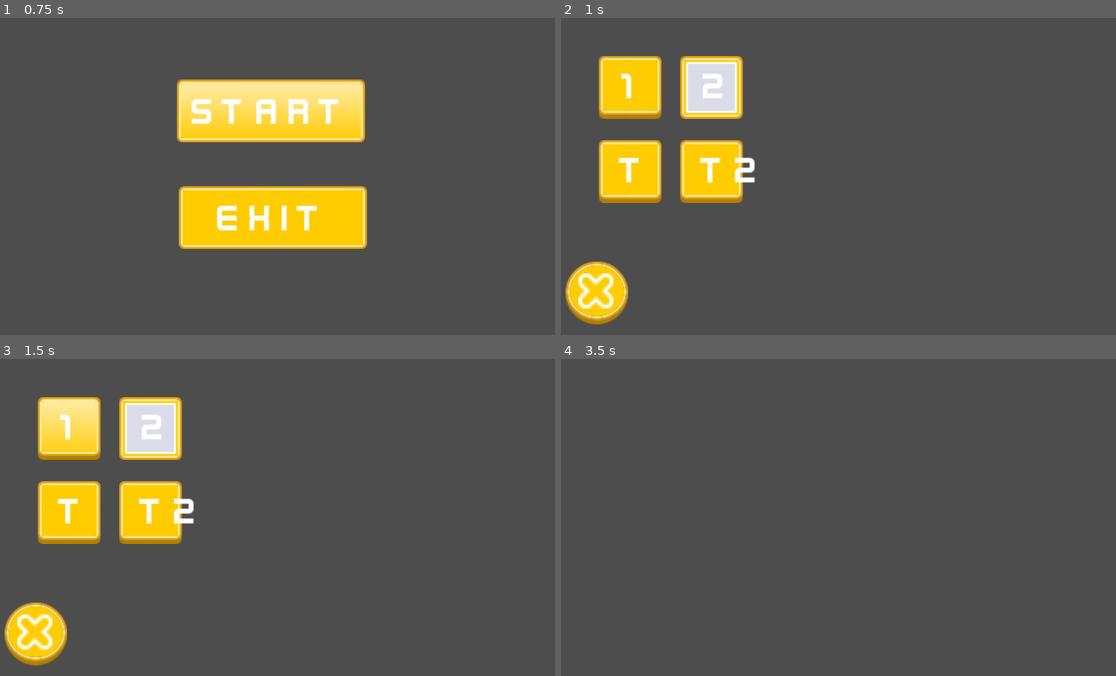
Above: before the commit, frames 1-4 (two rows, left to right).
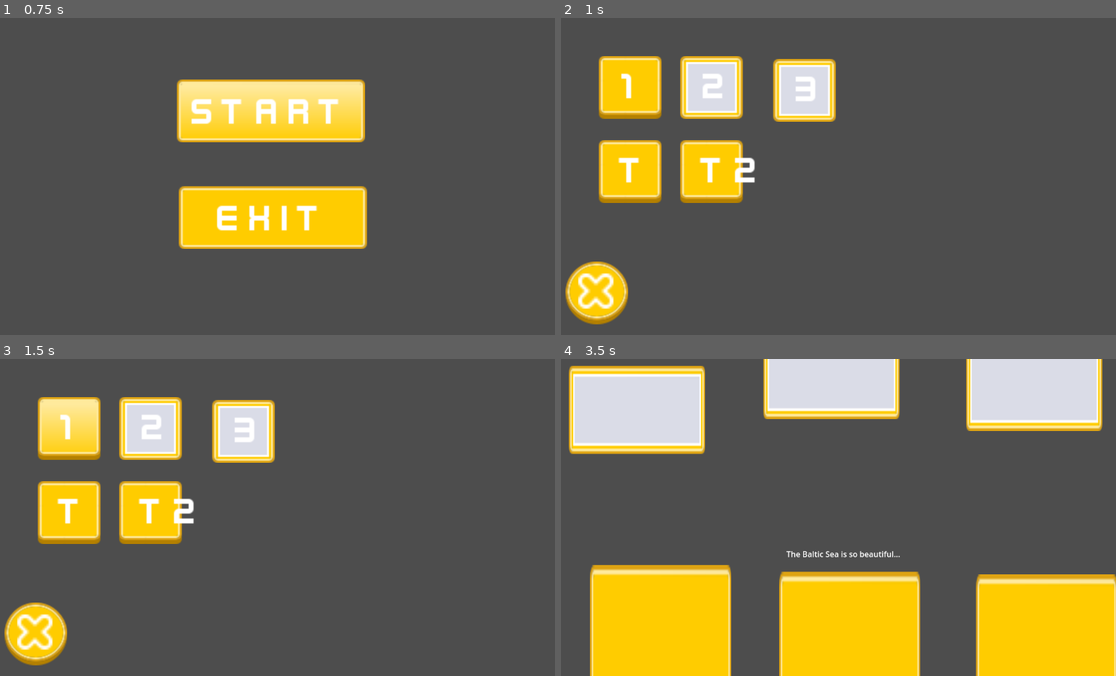
Above: after the commit, the same moments.

Repository: SirKorba/Kenney_Jam_Game
Game: Godot game, scene res://Scenes/MainMenu.tscn
Two runs of this game, one before a commit and one after it. Both use one fixed random seed, a clock stepped at 60 frames per second and the inputs below.
Inputs (mouse positions are in pixels of both pictures, inside the frame that each line leads up to):
- Up to frame 1 (0.75 s): click "Start" at 0.5 s
- Up to frame 2 (1 s): no input
- Up to frame 3 (1.5 s): click "1" at 1.25 s
- Up to frame 4 (3.5 s): tap Enter at 2 s; move the mouse to (960, 501) at 2.02 s; click (960, 501) at 2.17 s; tap Space at 2.75 s; drag from (721, 533) to (805, 580) at 2.77 s

Frame 1 is identical in both runs. In frame 2, 2.3% of the frame differs, in the area x 38-50%, y 12-33%; in frame 3, 2.3%; in frame 4, 43%, in the area x 1-100%, y 0-100%.

Commit message:
Improve Game

Diff:
--- a/Scenes/Levels/1_level.tscn
+++ b/Scenes/Levels/1_level.tscn
@@ -1,3 +1,90 @@
-[gd_scene format=3 uid="uid://p120yg5ucf38"]
+[gd_scene load_steps=9 format=3 uid="uid://p120yg5ucf38"]
 
-[node name="Node2D2" type="Node2D"]
+[ext_resource type="Script" path="res://Scripts/Test_level_script.gd" id="1_kx3hg"]
+[ext_resource type="PackedScene" uid="uid://b422scy6afgit" path="res://Prefabs/person.tscn" id="2_ts4bp"]
+[ext_resource type="PackedScene" uid="uid://d1k4p7hcsge84" path="res://Prefabs/item.tscn" id="3_ejm6k"]
+[ext_resource type="Texture2D" uid="uid://cicqiapvn44fu" path="res://Sprites/Item/fish.png" id="4_bqijj"]
+[ext_resource type="PackedScene" uid="uid://di8g2tmgxlfbl" path="res://Prefabs/complete_level_button.tscn" id="4_hmmwa"]
+[ext_resource type="Texture2D" uid="uid://b5c8gbicnb20s" path="res://Sprites/Item/apple.png" id="5_eanpe"]
+[ext_resource type="Texture2D" uid="uid://xqgyblepmx8g" path="res://Sprites/Item/meat-raw.png" id="6_t5svb"]
+[ext_resource type="Theme" uid="uid://b8a7y6ihsexw0" path="res://Themes/ui_theme.tres" id="7_nwleo"]
+
+[node name="Node2D" type="Node2D"]
+script = ExtResource("1_kx3hg")
+correct_pairs = {
+"Person": "Item",
+"Person2": "Item2",
+"Person3": "Item3"
+}
+is_entered = {
+"Person": false,
+"Person2": false,
+"Person3": false
+}
+hints = {
+"Person": "I like animals",
+"Person2": "The Baltic Sea is so beautiful...",
+"Person3": "I love the most popular juice flavor"
+}
+level = 1
+
+[node name="Persons" type="Node2D" parent="."]
+
+[node name="Person" parent="Persons" instance=ExtResource("2_ts4bp")]
+position = Vector2(178, 545)
+
+[node name="Sprite2D2" type="Sprite2D" parent="Persons/Person"]
+
+[node name="Person2" parent="Persons" instance=ExtResource("2_ts4bp")]
+position = Vector2(564, 559)
+
+[node name="Sprite2D2" type="Sprite2D" parent="Persons/Person2"]
+
+[node name="Person3" parent="Persons" instance=ExtResource("2_ts4bp")]
+position = Vector2(966, 564)
+
+[node name="Sprite2D2" type="Sprite2D" parent="Persons/Person3"]
+
+[node name="Items" type="Node2D" parent="."]
+position = Vector2(-10, -41)
+
+[node name="Item" parent="Items" instance=ExtResource("3_ejm6k")]
+position = Vector2(64, 102)
+
+[node name="Sprite2D2" type="Sprite2D" parent="Items/Item"]
+position = Vector2(121.5, 49.5)
+scale = Vector2(4.07813, 2.51563)
+texture = ExtResource("4_bqijj")
+
+[node name="Item2" parent="Items" instance=ExtResource("3_ejm6k")]
+position = Vector2(461, 31)
+
+[node name="Sprite2D2" type="Sprite2D" parent="Items/Item2"]
+position = Vector2(118, 42.5)
+scale = Vector2(4.09375, 2.57813)
+texture = ExtResource("5_eanpe")
+
+[node name="Item3" parent="Items" instance=ExtResource("3_ejm6k")]
+position = Vector2(875, 55)
+
+[node name="Sprite2D2" type="Sprite2D" parent="Items/Item3"]
+position = Vector2(126.5, 48.5)
+scale = Vector2(4.29688, 2.73438)
+texture = ExtResource("6_t5svb")
+
+[node name="Result" type="Label" parent="."]
+offset_left = 513.0
+offset_top = 251.0
+offset_right = 553.0
+offset_bottom = 274.0
+theme = ExtResource("7_nwleo")
+theme_override_font_sizes/font_size = 20
+
+[node name="Complete_level_button" parent="." instance=ExtResource("4_hmmwa")]
+offset_left = 483.0
+offset_top = 248.0
+offset_right = 675.0
+offset_bottom = 312.0
+
+[node name="Camera2D" type="Camera2D" parent="."]
+position = Vector2(579, 326)
--- /dev/null
+++ b/Scenes/Levels/2_level.tscn
@@ -0,0 +1,63 @@
+[gd_scene load_steps=5 format=3 uid="uid://oq2qmjgkt8ux"]
+
+[ext_resource type="Script" path="res://Scripts/Test_level_script.gd" id="1_4jgq4"]
+[ext_resource type="PackedScene" uid="uid://b422scy6afgit" path="res://Prefabs/person.tscn" id="2_og4ks"]
+[ext_resource type="PackedScene" uid="uid://d1k4p7hcsge84" path="res://Prefabs/item.tscn" id="3_raqtw"]
+[ext_resource type="PackedScene" uid="uid://di8g2tmgxlfbl" path="res://Prefabs/complete_level_button.tscn" id="4_o3ccx"]
+
+[node name="Node2D" type="Node2D"]
+script = ExtResource("1_4jgq4")
+correct_pairs = {
+"Person": "Item",
+"Person2": "Item2",
+"Person3": "Item3"
+}
+is_entered = {
+"Person": false,
+"Person2": false,
+"Person3": false
+}
+hints = {
+"Person": "ку",
+"Person2": "2",
+"Person3": "3"
+}
+level = 2
+
+[node name="Persons" type="Node2D" parent="."]
+
+[node name="Person" parent="Persons" instance=ExtResource("2_og4ks")]
+position = Vector2(178, 545)
+
+[node name="Person2" parent="Persons" instance=ExtResource("2_og4ks")]
+position = Vector2(564, 559)
+
+[node name="Person3" parent="Persons" instance=ExtResource("2_og4ks")]
+position = Vector2(966, 564)
+
+[node name="Items" type="Node2D" parent="."]
+position = Vector2(-10, -41)
+
+[node name="Item" parent="Items" instance=ExtResource("3_raqtw")]
+position = Vector2(64, 102)
+
+[node name="Item2" parent="Items" instance=ExtResource("3_raqtw")]
+position = Vector2(461, 31)
+
+[node name="Item3" parent="Items" instance=ExtResource("3_raqtw")]
+position = Vector2(875, 55)
+
+[node name="Result" type="Label" parent="."]
+offset_left = 513.0
+offset_top = 251.0
+offset_right = 553.0
+offset_bottom = 274.0
+
+[node name="Complete_level_button" parent="." instance=ExtResource("4_o3ccx")]
+offset_left = 483.0
+offset_top = 248.0
+offset_right = 675.0
+offset_bottom = 312.0
+
+[node name="Camera2D" type="Camera2D" parent="."]
+position = Vector2(579, 326)
--- /dev/null
+++ b/Scenes/Levels/3_level.tscn
@@ -0,0 +1,63 @@
+[gd_scene load_steps=5 format=3 uid="uid://cgny5hrhrsa6q"]
+
+[ext_resource type="Script" path="res://Scripts/Test_level_script.gd" id="1_41bgu"]
+[ext_resource type="PackedScene" uid="uid://b422scy6afgit" path="res://Prefabs/person.tscn" id="2_2ndf1"]
+[ext_resource type="PackedScene" uid="uid://d1k4p7hcsge84" path="res://Prefabs/item.tscn" id="3_p0gj1"]
+[ext_resource type="PackedScene" uid="uid://di8g2tmgxlfbl" path="res://Prefabs/complete_level_button.tscn" id="4_tc3io"]
+
+[node name="Node2D" type="Node2D"]
+script = ExtResource("1_41bgu")
+correct_pairs = {
+"Person": "Item",
+"Person2": "Item2",
+"Person3": "Item3"
+}
+is_entered = {
+"Person": false,
+"Person2": false,
+"Person3": false
+}
+hints = {
+"Person": "ку",
+"Person2": "2",
+"Person3": "3"
+}
+level = 3
+
+[node name="Persons" type="Node2D" parent="."]
+
+[node name="Person" parent="Persons" instance=ExtResource("2_2ndf1")]
+position = Vector2(178, 545)
+
+[node name="Person2" parent="Persons" instance=ExtResource("2_2ndf1")]
+position = Vector2(564, 559)
+
+[node name="Person3" parent="Persons" instance=ExtResource("2_2ndf1")]
+position = Vector2(966, 564)
+
+[node name="Items" type="Node2D" parent="."]
+position = Vector2(-10, -41)
+
+[node name="Item" parent="Items" instance=ExtResource("3_p0gj1")]
+position = Vector2(64, 102)
+
+[node name="Item2" parent="Items" instance=ExtResource("3_p0gj1")]
+position = Vector2(461, 31)
+
+[node name="Item3" parent="Items" instance=ExtResource("3_p0gj1")]
+position = Vector2(875, 55)
+
+[node name="Result" type="Label" parent="."]
+offset_left = 513.0
+offset_top = 251.0
+offset_right = 553.0
+offset_bottom = 274.0
+
+[node name="Complete_level_button" parent="." instance=ExtResource("4_tc3io")]
+offset_left = 483.0
+offset_top = 248.0
+offset_right = 675.0
+offset_bottom = 312.0
+
+[node name="Camera2D" type="Camera2D" parent="."]
+position = Vector2(579, 326)
--- a/Scenes/Levels/Test_level2.tscn
+++ b/Scenes/Levels/Test_level2.tscn
@@ -1,7 +1,7 @@
 [gd_scene load_steps=5 format=3 uid="uid://du7vxt7mvyljt"]
 
 [ext_resource type="Script" path="res://Scripts/Test_level_script.gd" id="1_h5yi2"]
-[ext_resource type="PackedScene" uid="uid://b422scy6afgit" path="res://Prefabs/Person.tscn" id="2_7imvd"]
+[ext_resource type="PackedScene" uid="uid://b422scy6afgit" path="res://Prefabs/person.tscn" id="2_7imvd"]
 [ext_resource type="PackedScene" uid="uid://d1k4p7hcsge84" path="res://Prefabs/item.tscn" id="2_rlnoj"]
 [ext_resource type="PackedScene" uid="uid://di8g2tmgxlfbl" path="res://Prefabs/complete_level_button.tscn" id="4_0fhsu"]
 
@@ -18,7 +18,7 @@
 "Person3": false
 }
 hints = {
-"Person": "1",
+"Person": "ку",
 "Person2": "2",
 "Person3": "3"
 }
--- a/Scenes/Levels_menu.tscn
+++ b/Scenes/Levels_menu.tscn
@@ -70,3 +70,10 @@
 offset_right = 483.0
 offset_bottom = 353.0
 level = "T2"
+
+[node name="Change_level_button5" parent="." instance=ExtResource("8_h355i")]
+offset_left = 514.0
+offset_top = 206.0
+offset_right = 578.0
+offset_bottom = 270.0
+level = "3"
